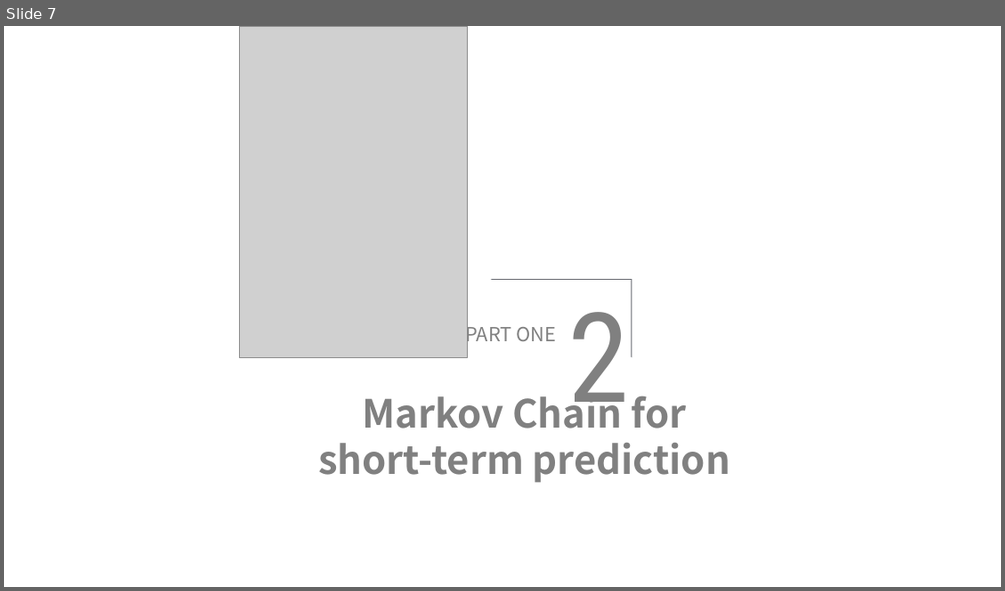
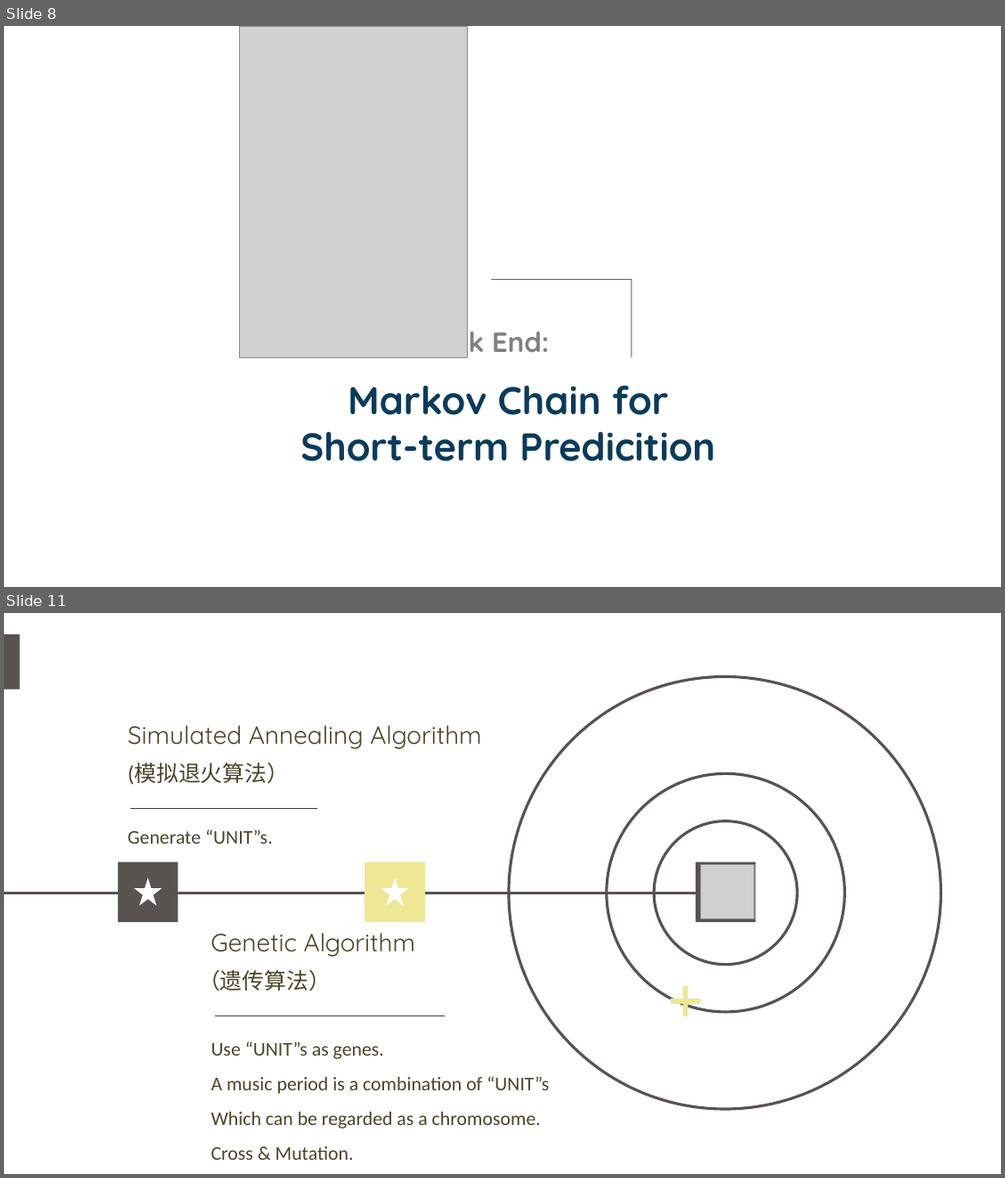
Before and after one commit to yippp/Musier, a slide deck: MidtermPRE/MusierMidtermFront.pptx. Shown one above the other, each under a label of ours: slide 7 before the commit, slides 8 and 11 after it; the slides between them are not shown. The pictures are 1005x591 and 1005x1178 pixels, drawn with LibreOffice and Linux fonts; fonts in the diff are those of the drawing; grey boxes stand for pictures. Boxes give left, top, right and bottom in pixels: in the first picture for what was removed or moved away, otherwise in the second. Text is boxed around its words. In the diff, an @@ line names an element or a change of style, - is before the commit and + after.

```diff
--- a/MidtermPRE/MusierMidtermFront.pptx
+++ b/MidtermPRE/MusierMidtermFront.pptx
@@ slide 11 added at bbox=[4, 613, 1001, 1174], background #FFFFFF @@
@@ rectangle added at bbox=[4, 634, 20, 689], fill #585251 @@
@@ rectangle added at bbox=[20, 634, 299, 691], fill #FFFFFF @@
@@ ellipse added at bbox=[509, 677, 940, 1110], outline #585251 2 pt @@
@@ ellipse added at bbox=[606, 773, 844, 1012], outline #585251 2 pt @@
@@ group added at bbox=[128, 725, 481, 844]: 3 texts, 1 freeform shape @@
+Generate “UNIT”s.
+(模拟退火算法）
+Simulated Annealing Algorithm
@@ ellipse added at bbox=[654, 821, 798, 965], outline #585251 2 pt @@
@@ rectangle added at bbox=[118, 862, 178, 922], fill #585251 @@
@@ star added at bbox=[135, 878, 162, 906], fill #FFFFFF @@
@@ rectangle added at bbox=[364, 862, 425, 922], fill #EEE895 @@
@@ star added at bbox=[380, 878, 409, 906], fill #FFFFFF @@
@@ rectangle added at bbox=[696, 862, 755, 922], fill #585251 @@
@@ picture added at bbox=[701, 864, 754, 918] @@
@@ freeform shape added at bbox=[4, 888, 730, 893], outline #585251 2 pt @@
@@ plus added at bbox=[670, 986, 700, 1015], fill #EEE895 @@
@@ group added at bbox=[198, 933, 549, 1159]: 3 texts, 1 freeform shape @@
+Use “UNIT”s as genes.
+A music period is a combination of “UNIT”s
+Which can be regarded as a chromosome.
+Cross & Mutation.
+（遗传算法）
+Genetic Algorithm
@@ what was slide 7 is now slide 8 @@
@@ slide 8 changed as well @@
@@ text removed at bbox=[568, 312, 630, 428] @@
-2
@@ text at bbox=[419, 322, 549, 359]: text changed; size 14 to 20 pt; font Noto Sans CJK SC to Quicksand; bold on @@
-PART ONE
+Back End:
@@ text at bbox=[300, 385, 715, 461]: text changed; font Noto Sans CJK SC to Quicksand; text colour #808080 to #093B5C @@
-Markov Chain for short-term prediction
+Markov Chain for Short-term Predicition
```
Also in this commit, not shown: 2 other slides changed, 10 other slides added, 22 slides removed.
